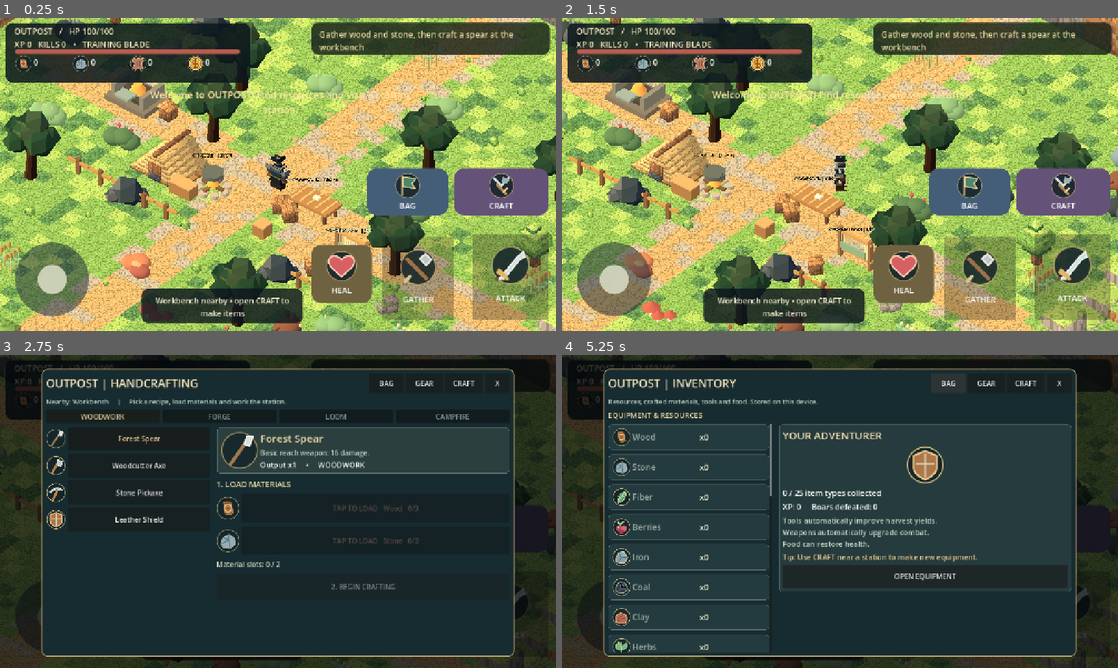
Above: before the commit, frames 1-4 (two rows, left to right).
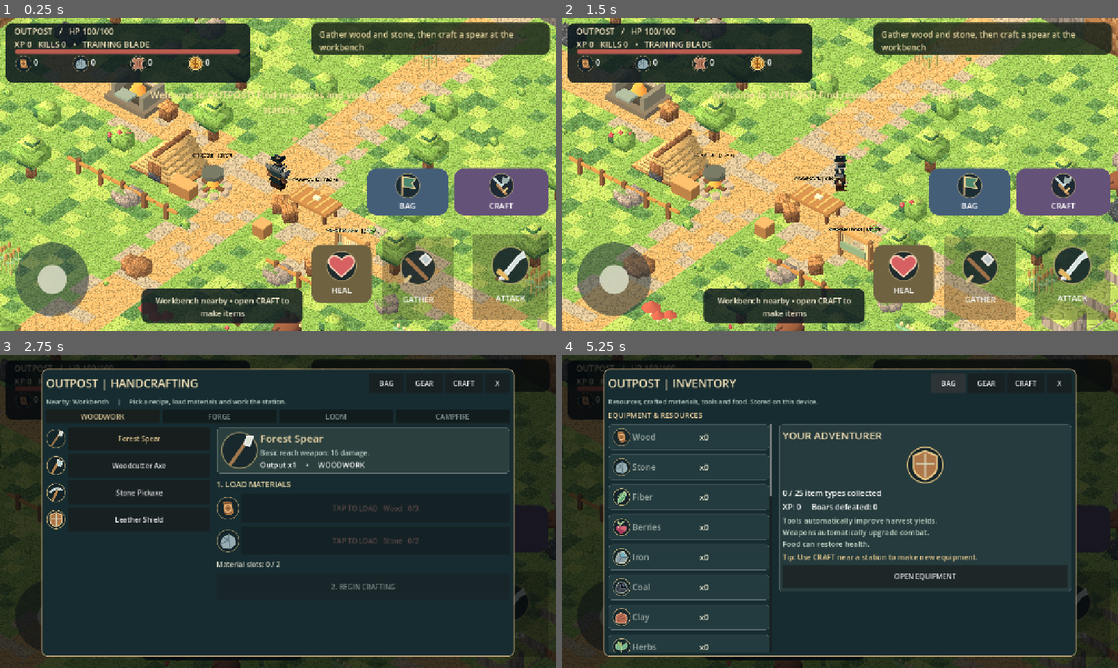
Above: after the commit, the same moments.

Repository: Smurfis/outpost-rpg
Game: Godot game, scene res://scenes/main.tscn
Same seed, same stepped clock (60 frames per second), same inputs: the game is played once before the commit and once after it.
Inputs (mouse positions are in pixels of both pictures, inside the frame that each line leads up to):
- Up to frame 1 (0.25 s): no input
- Up to frame 2 (1.5 s): move the mouse to (962, 158) at 0.52 s; hold D (outpost_right) 0.53-1.25 s; hold F (outpost_attack) 0.53-1.25 s; click (962, 158) at 0.67 s; tap Space at 0.77 s; drag from (728, 190) to (812, 237) at 1.27 s
- Up to frame 3 (2.75 s): move the mouse to (333, 442) at 2.02 s; hold D (outpost_right) from 2.03 s (still down); hold C (outpost_craft) from 2.03 s (still down)
- Up to frame 4 (5.25 s): release D (outpost_right) at 2.75 s; release C (outpost_craft) at 2.75 s; click "CRAFT" at 2.75 s; click "BAG" at 3.5 s; click "HEAL" at 4.25 s; click "BAG" at 5 s

The runs differ from the first frame. In frame 1, 10% of the frame differs, in the area x 0-100%, y 0-100%; in frame 2, 8.5%; in frame 3, 0.2%; in frame 4, 0.2%.

Commit message:
feat(voxel): pixel-textured harvestable trees, rocks, ore, bushes without gameplay changes

Diff:
--- a/scripts/resource_node.gd
+++ b/scripts/resource_node.gd
@@ -1,5 +1,6 @@
 extends Node3D
-## Outpost v0.4: ten distinct harvestables, each with faceted silhouette.
+## Ten harvestables; optional voxel art changes visuals, never harvesting rules.
+const VOXEL_PROPS = preload("res://scripts/voxel/voxel_props.gd")
 var kind: String = "wood"
 var active: bool = true
 var hits_left: int = 3
@@ -39,10 +40,21 @@
 	_setup_target_marker()
 	add_to_group("resources")
 
+func _is_voxel_skin() -> bool:
+	var world: Node = get_parent()
+	return world != null and bool(world.get("voxel_art_enabled"))
+
 func _model(id: String, size_factor: Vector3) -> void:
-	var model := MeshInstance3D.new()
+	var model: MeshInstance3D
+	if _is_voxel_skin():
+		if id == "oak_tree":
+			model = VOXEL_PROPS.tree()
+		elif id == "rock_deposit":
+			model = VOXEL_PROPS.rock()
+	if model == null:
+		model = MeshInstance3D.new()
+		model.mesh = load("res://assets/models/" + id + ".obj") as Mesh
 	model.name = "HarvestableModel"
-	model.mesh = load("res://assets/models/" + id + ".obj") as Mesh
 	model.scale = size_factor
 	add_child(model)
 
@@ -123,6 +135,9 @@
 	_model("rock_deposit", Vector3.ONE)
 
 func _ore(base: Color, vein: Color) -> void:
+	if _is_voxel_skin():
+		add_child(VOXEL_PROPS.rock(kind))
+		return
 	var points := [Vector3(-0.48, 0.52, 0.10), Vector3(0.42, 0.62, 0.26), Vector3(0.10, 0.39, -0.49)]
 	for i in range(3):
 		var p := _orb(points[i], Vector3(1.4, 1.25, 1.30), base.lightened(float(i) * 0.12))
@@ -132,6 +147,9 @@
 		c.rotation.z = 0.10 * float(i - 1)
 
 func _bush(berries: bool) -> void:
+	if _is_voxel_skin():
+		add_child(VOXEL_PROPS.bush(berries))
+		return
 	for p in [Vector3(-0.38, 0.50, 0.22), Vector3(0.25, 0.63, 0), Vector3(0.60, 0.36, -0.14)]:
 		_orb(p, Vector3(1.50, 1.0, 1.42), Color("49714d") if berries else Color("75a47a"))
 	if berries:
@@ -142,6 +160,9 @@
 			_spike(0.07, 0.0, 1.25, Vector3(x, 0.87, 0.15), Color("dec686"), 4)
 
 func _clay() -> void:
+	if _is_voxel_skin():
+		add_child(VOXEL_PROPS.rock("clay"))
+		return
 	for p in [Vector3(-0.45, 0.40, 0.0), Vector3(0.4, 0.36, 0.25), Vector3(-0.05, 0.51, -0.34)]:
 		_orb(p, Vector3(1.55, 0.84, 1.20), Color("bd7658") if p.x < 0.0 else Color("9a564b"))
 	_orb(Vector3(0.18, 0.72, 0.24), Vector3(0.80, 0.30, 0.5), Color("d79f77"))
